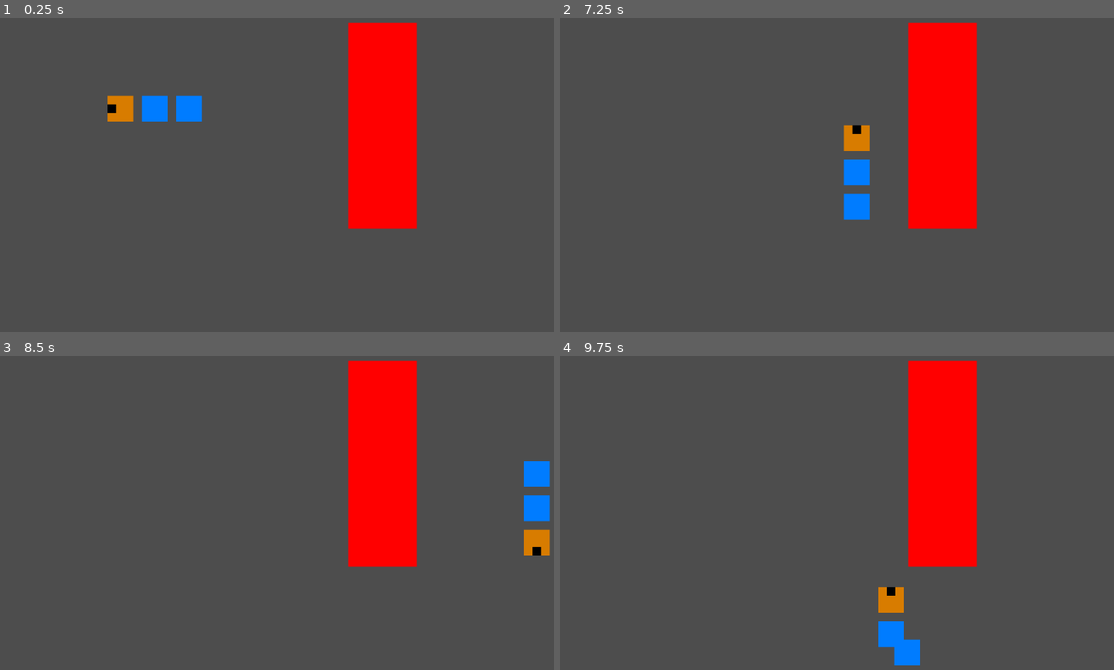
Above: before the commit, frames 1-4 (two rows, left to right).
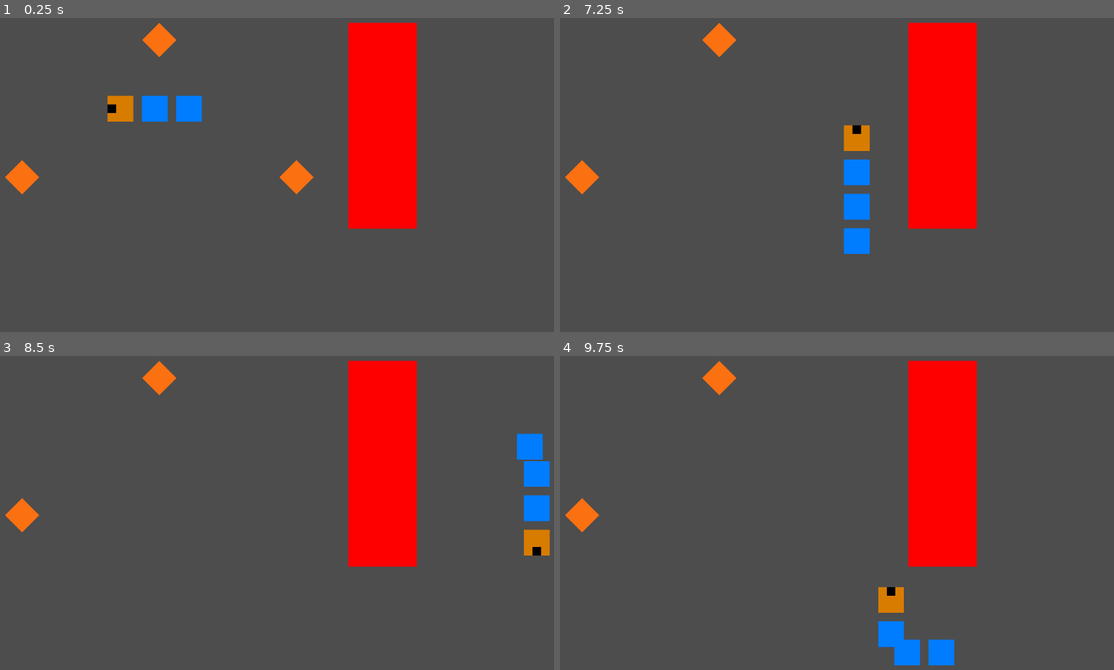
Above: after the commit, the same moments.

Repository: FireSquid6/snake-demo
Game: Godot game, scene res://root.tscn
Same seed, same stepped clock (60 frames per second), same inputs: the game is played once before the commit and once after it. The project has no main scene, so this scene is started directly.
Inputs:
- Up to frame 1 (0.25 s): no input
- Up to frame 2 (7.25 s): hold Right (ui_right) 0.53-1.28 s; hold Down (ui_down) 1.28-2.03 s; hold Right (ui_right) 2.03-2.78 s; hold Up (ui_up) 2.78-3.53 s; hold Left (ui_left) 3.53-5.03 s; hold Down (ui_down) 5.03-5.78 s; hold Right (ui_right) 5.78-6.53 s; hold Up (ui_up) from 6.53 s (still down)
- Up to frame 3 (8.5 s): release Up (ui_up) at 7.28 s; hold Right (ui_right) 7.28-8.03 s; hold Down (ui_down) from 8.03 s (still down)
- Up to frame 4 (9.75 s): release Down (ui_down) at 8.78 s; hold Left (ui_left) 8.78-9.53 s; hold Up (ui_up) from 9.53 s (still down)

The runs differ from the first frame. In frame 1, 1.1% of the frame differs, in the area x 0-57%, y 1-57%; in frame 2, 1.1%; in frame 3, 1.1%, in the area x 0-99%, y 1-57%; in frame 4, 1.1%.

Commit message:
add fruit

Diff:
--- /dev/null
+++ b/fruit/fruit.tscn
@@ -0,0 +1,16 @@
+[gd_scene load_steps=2 format=3 uid="uid://co5xgmh7un5ry"]
+
+[sub_resource type="CircleShape2D" id="CircleShape2D_11n6a"]
+radius = 32.0
+
+[node name="Fruit" type="Area2D"]
+collision_layer = 2
+collision_mask = 0
+
+[node name="CollisionShape2D" type="CollisionShape2D" parent="."]
+position = Vector2(32, 32)
+shape = SubResource("CircleShape2D_11n6a")
+
+[node name="Polygon2D" type="Polygon2D" parent="."]
+color = Color(0.988235, 0.439216, 0.0705882, 1)
+polygon = PackedVector2Array(32, 0, 0, 32, 32, 64, 64, 32)
--- a/root.tscn
+++ b/root.tscn
@@ -1,6 +1,7 @@
-[gd_scene load_steps=3 format=3 uid="uid://ygvhq46hc4o8"]
+[gd_scene load_steps=4 format=3 uid="uid://ygvhq46hc4o8"]
 
 [ext_resource type="PackedScene" uid="uid://c74bt1ql7ae2v" path="res://snake/snake.tscn" id="1_gl28g"]
+[ext_resource type="PackedScene" uid="uid://co5xgmh7un5ry" path="res://fruit/fruit.tscn" id="2_2yqd1"]
 
 [sub_resource type="RectangleShape2D" id="RectangleShape2D_8uxne"]
 size = Vector2(128, 384)
@@ -20,3 +21,21 @@
 [node name="Polygon2D" type="Polygon2D" parent="StaticBody2D"]
 color = Color(1, 0, 0, 1)
 polygon = PackedVector2Array(768, 64, 768, 448, 896, 448, 896, 64)
+
+[node name="Fruit" parent="." instance=ExtResource("2_2yqd1")]
+position = Vector2(128, 320)
+
+[node name="Fruit2" parent="." instance=ExtResource("2_2yqd1")]
+position = Vector2(384, 64)
+
+[node name="Fruit3" parent="." instance=ExtResource("2_2yqd1")]
+position = Vector2(640, 320)
+
+[node name="Fruit4" parent="." instance=ExtResource("2_2yqd1")]
+position = Vector2(640, 832)
+
+[node name="Fruit5" parent="." instance=ExtResource("2_2yqd1")]
+position = Vector2(1152, 640)
+
+[node name="Fruit6" parent="." instance=ExtResource("2_2yqd1")]
+position = Vector2(1280, 128)
--- a/snake/snake.gd
+++ b/snake/snake.gd
@@ -63,10 +63,21 @@
 func _on_mouth_body_entered(body):
 	_mouth_collided(body)
 
+func eat():
+	var dir = _last_move_dir.rotated(PI)
+	var last_part = _parts[len(_parts) - 1]
+	var part = _part_scene.instantiate()
 
-func _mouth_collided(node: Node2D):  # Godot desperately needs type unions
-	print("I collieded with something")
+	add_child(part)
+	_parts.append(part)
 
-	# check if it's a number fruit
+	# bad hack
+	part.position = Vector2(-1000, -1000)
 
-	# if it isn't a number fruit, die
+
+func _mouth_collided(node: CollisionObject2D):  # Godot desperately needs type unions
+	if (node.get_collision_layer_value(2)):
+		node.queue_free()
+		eat()
+	else:
+		print("I died :(")
--- a/snake/snake.tscn
+++ b/snake/snake.tscn
@@ -19,6 +19,7 @@
 [node name="Mouth" type="Area2D" parent="head"]
 position = Vector2(32, 32)
 collision_layer = 0
+collision_mask = 3
 
 [node name="CollisionShape2D" type="CollisionShape2D" parent="head/Mouth"]
 position = Vector2(16, 0)
